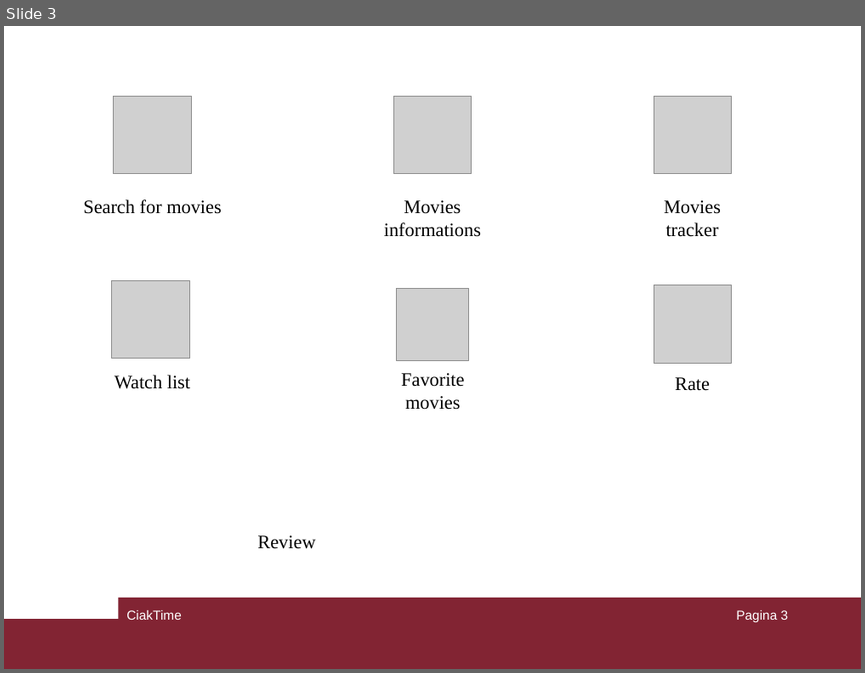
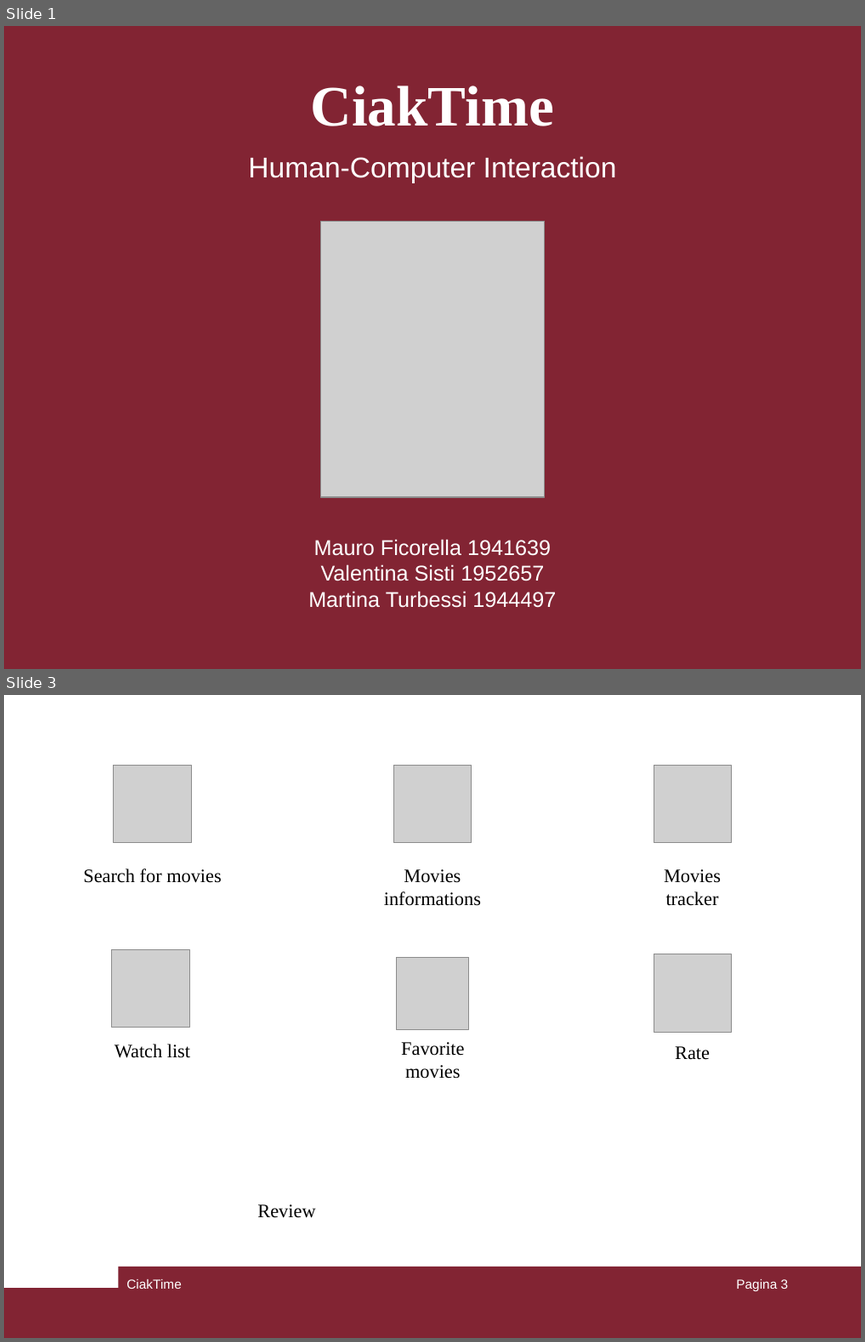
Before and after one commit to mauroficorella/Human-Computer-Interaction, a slide deck: Documentazione/presentazione.ppt. Shown one above the other, each under a label of ours: slide 3 before the commit, slides 1 and 3 after it; the slides between them are not shown. The pictures are 865x673 and 865x1342 pixels, drawn with LibreOffice and Linux fonts; fonts in the diff are those of the drawing; grey boxes stand for pictures. Boxes give left, top, right and bottom in pixels: in the first picture for what was removed or moved away, otherwise in the second. Text is boxed around its words. In the diff, an @@ line names an element or a change of style, - is before the commit and + after.

```diff
--- a/Documentazione/presentazione.ppt
+++ b/Documentazione/presentazione.ppt
@@ slide 1 added at (4,26,861,669), background #822433 @@
@@ title added at (311,86,554,126), 48 pt, text #FFFFFF, bold @@
+CiakTime
@@ text added at (248,156,617,183), 24 pt, text #FFFFFF @@
+Human-Computer Interaction
@@ picture added at (320,221,544,496) @@
@@ text added at (308,539,556,607), 18 pt, text #FFFFFF @@
+Mauro Ficorella 1941639
+Valentina Sisti 1952657
+Martina Turbessi 1944497
```
Also in this commit, not shown: 1 slide changed, 2 other slides added, 2 slides removed, 1 other file.
